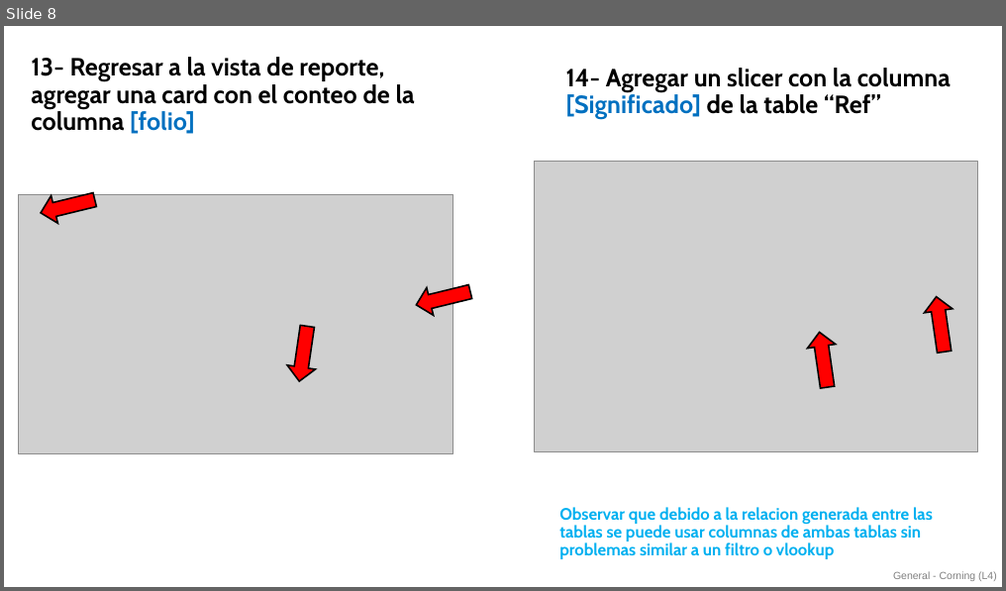
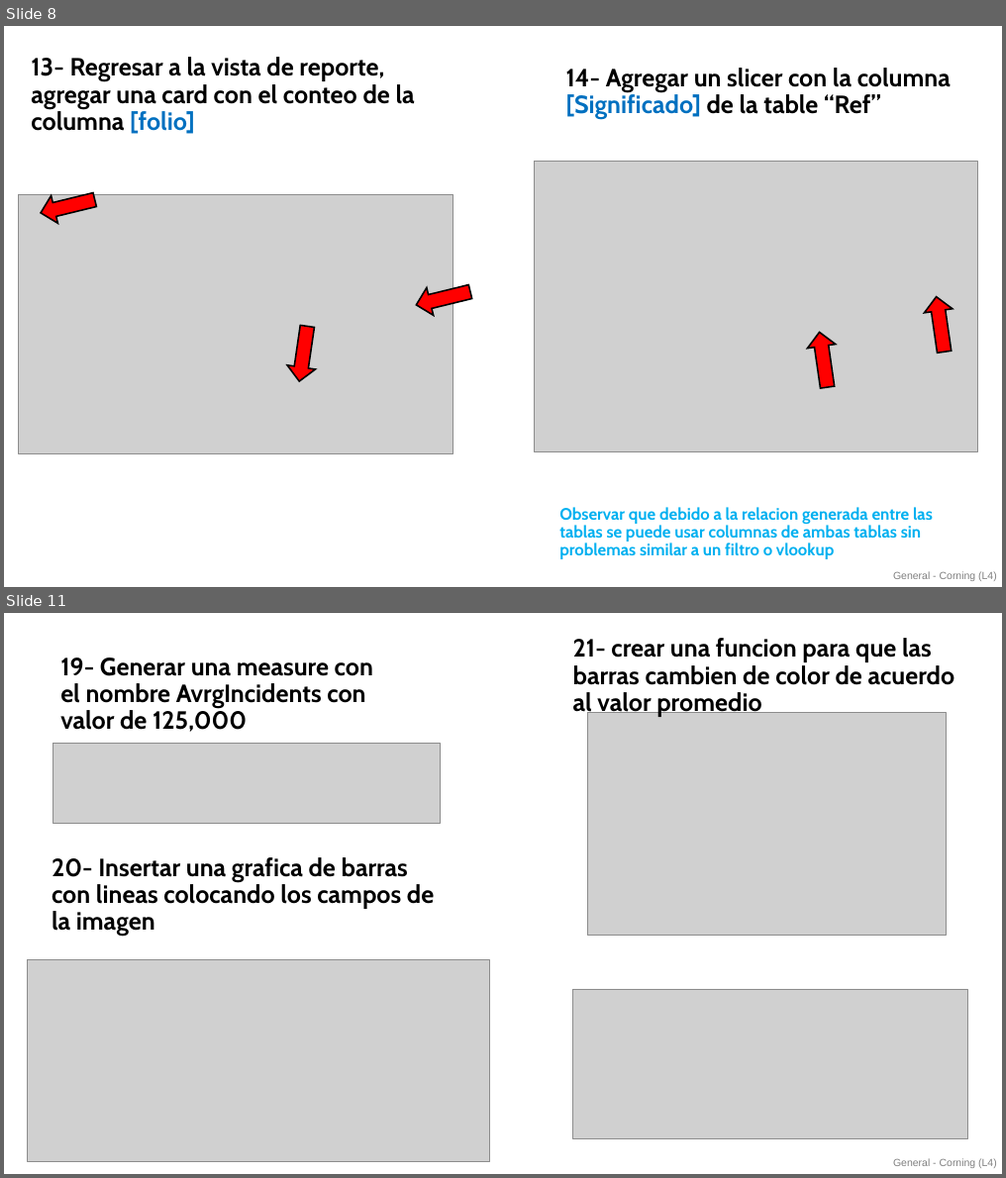
Before and after one commit to EduardoGlzF/PBICourses, a slide deck: Clase6.pptx. Shown one above the other, each under a label of ours: slide 8 before the commit, slides 8 and 11 after it; the slides between them are not shown. The pictures are 1006x591 and 1006x1178 pixels, drawn with LibreOffice and Linux fonts; fonts in the diff are those of the drawing; grey boxes stand for pictures. Boxes give left, top, right and bottom in pixels: in the first picture for what was removed or moved away, otherwise in the second. Text is boxed around its words. In the diff, an @@ line names an element or a change of style, - is before the commit and + after.

```diff
--- a/Clase6.pptx
+++ b/Clase6.pptx
@@ slide 11 added at (4, 613, 1002, 1174), background #FFFFFF; not listed: 1 template element that a slide beside it also shows @@
@@ text added at (573, 638, 955, 717), 24 pt, text #000000, bold @@
+21- crear una funcion para que las barras cambien de color de acuerdo al valor promedio
@@ text added at (60, 658, 373, 732), 24 pt, text #000000, bold @@
+19- Generar una measure con el nombre AvrgIncidents con valor de 125,000
@@ picture added at (588, 713, 945, 935) @@
@@ picture added at (54, 744, 440, 824) @@
@@ text added at (52, 858, 434, 936), 24 pt, text #000000, bold @@
+20- Insertar una grafica de barras con lineas colocando los campos de la imagen
@@ picture added at (27, 959, 490, 1161) @@
@@ picture added at (573, 989, 968, 1140) @@
```
Also in this commit, not shown: 3 other slides added.
